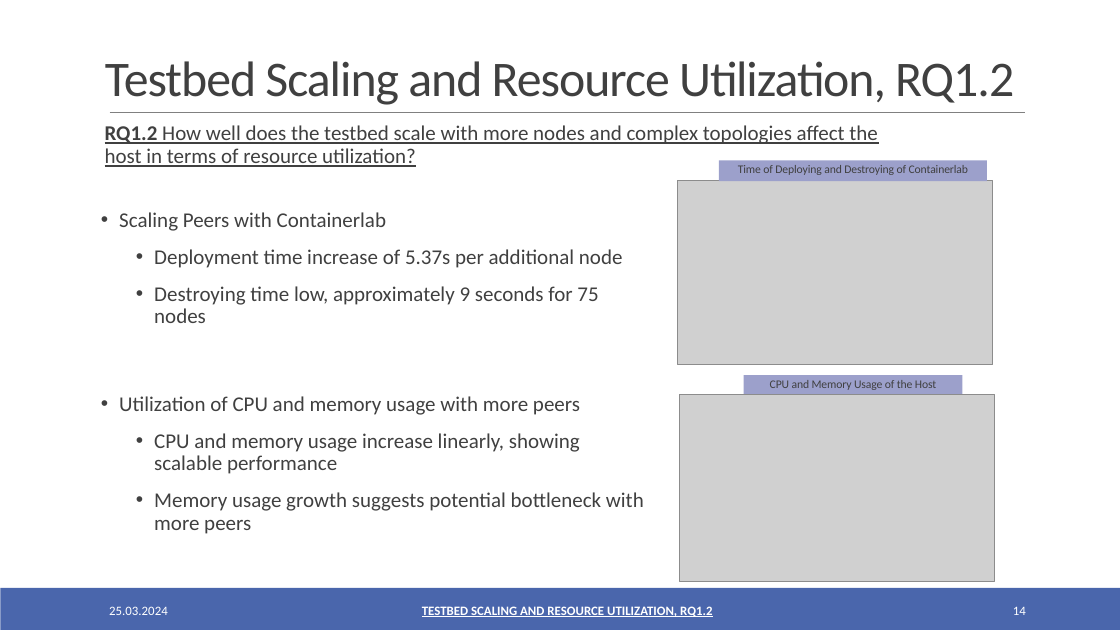
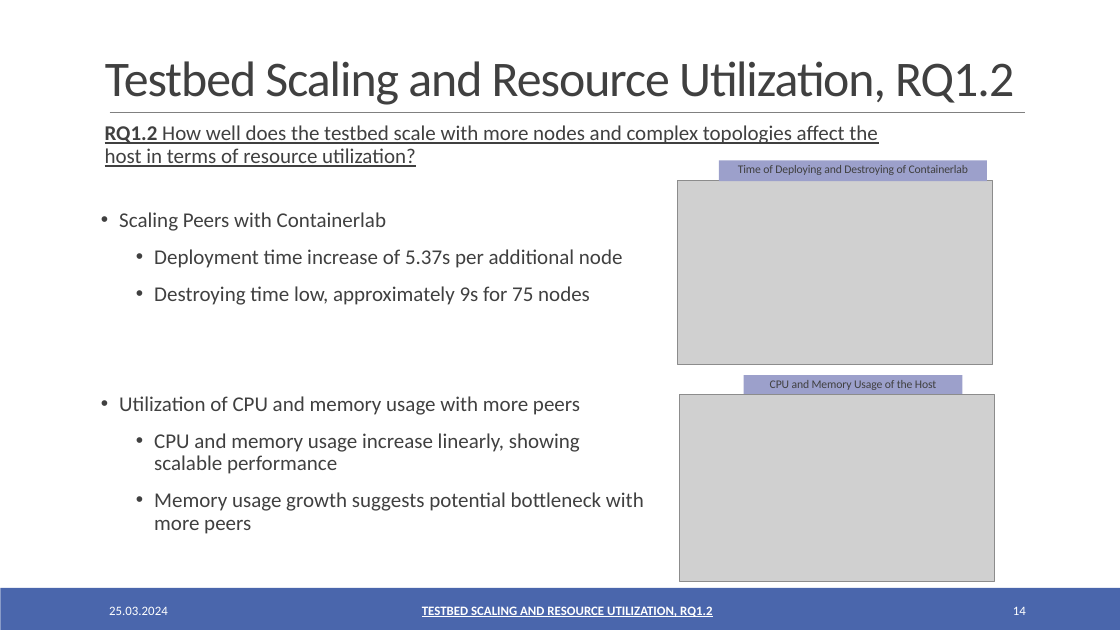
Before and after one commit to oezcankaraca/abschlussvortrag, a slide deck: slide 14 of Abschlussvortrag.pptx. Drawn at 1120x630 pixels with LibreOffice and Linux fonts; fonts in the diff are those of the drawing; grey boxes stand for pictures. Boxes give left, top, right and bottom in pixels: in the first picture for what was removed or moved away, otherwise in the second. Text is boxed around its words. In the diff, an @@ line names an element or a change of style, - is before the commit and + after.

```diff
--- a/Abschlussvortrag.pptx
+++ b/Abschlussvortrag.pptx
@@ text at [154, 286, 590, 305]: text changed @@
-  • Destroying time low, approximately 9 seconds for 75 nodes
+  • Destroying time low, approximately 9s for 75 nodes
```
Also in this commit, not shown: 11 other slides changed, 2 other files.
